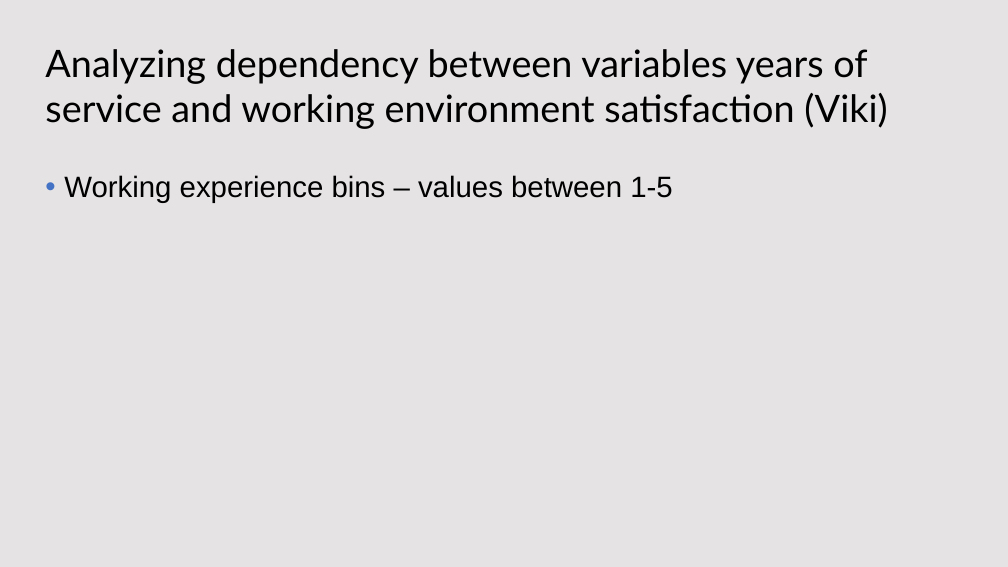
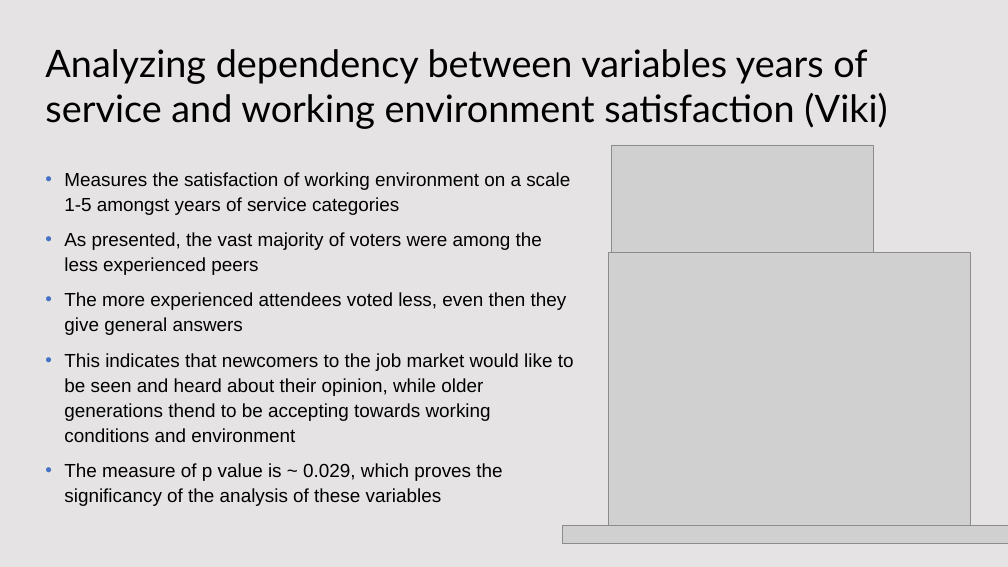
Before and after one commit to KatieRJ/BigDataProject, a slide deck: slide 15 of BigDataProject presentation.pptx (slide 14 before the commit). Drawn at 1008x567 pixels with LibreOffice and Linux fonts; fonts in the diff are those of the drawing; grey boxes stand for pictures; background and template pictures are left out. Boxes give left, top, right and bottom in pixels: in the first picture for what was removed or moved away, otherwise in the second. Text is boxed around its words. In the diff, an @@ line names an element or a change of style, - is before the commit and + after.

```diff
--- a/BigDataProject presentation.pptx
+++ b/BigDataProject presentation.pptx
@@ picture added at [611,145,873,256] @@
@@ text at [64,172,574,506]: text changed; size 28 to 18 pt @@
-• Working experience bins – values between 1-5
+• Measures the satisfaction of working environment on a scale 1-5 amongst years of service categories
+• As presented, the vast majority of voters were among the less experienced peers
+• The more experienced attendees voted less, even then they give general answers
+• This indicates that newcomers to the job market would like to be seen and heard about their opinion, while older generations thend to be accepting towards working conditions and environment
+• The measure of p value is ~ 0.029, which proves the significancy of the analysis of these variables
@@ picture added at [609,253,970,526] @@
@@ picture added at [563,526,1008,544] @@
```
Also in this commit, not shown: 7 other slides changed, 2 slides added, 1 other file.
